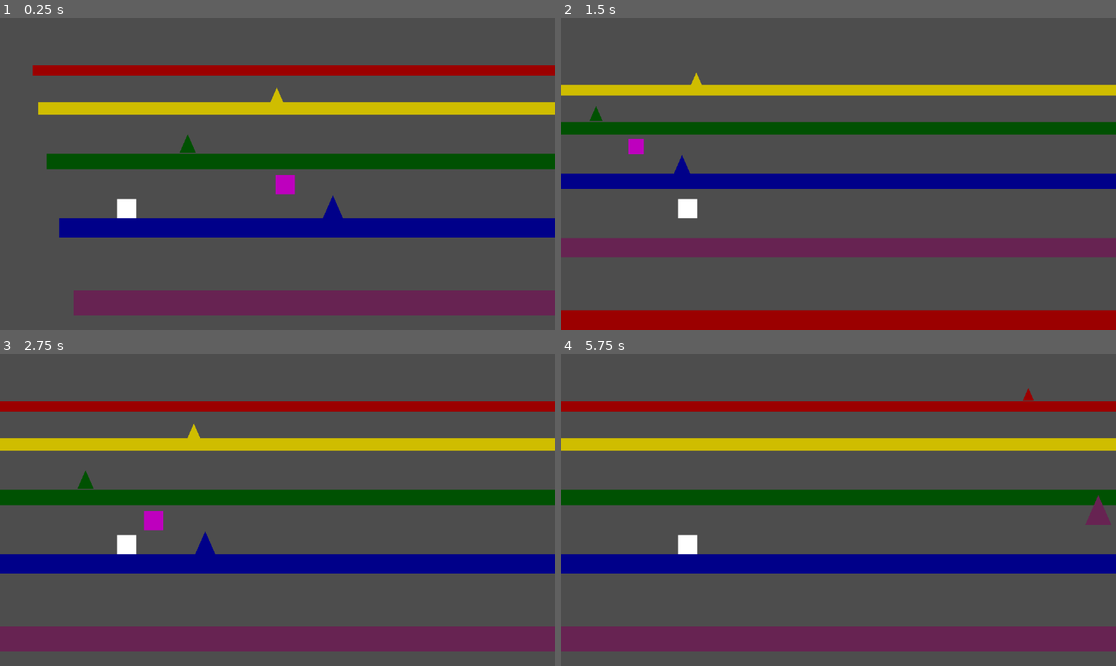
Above: before the commit, frames 1-4 (two rows, left to right).
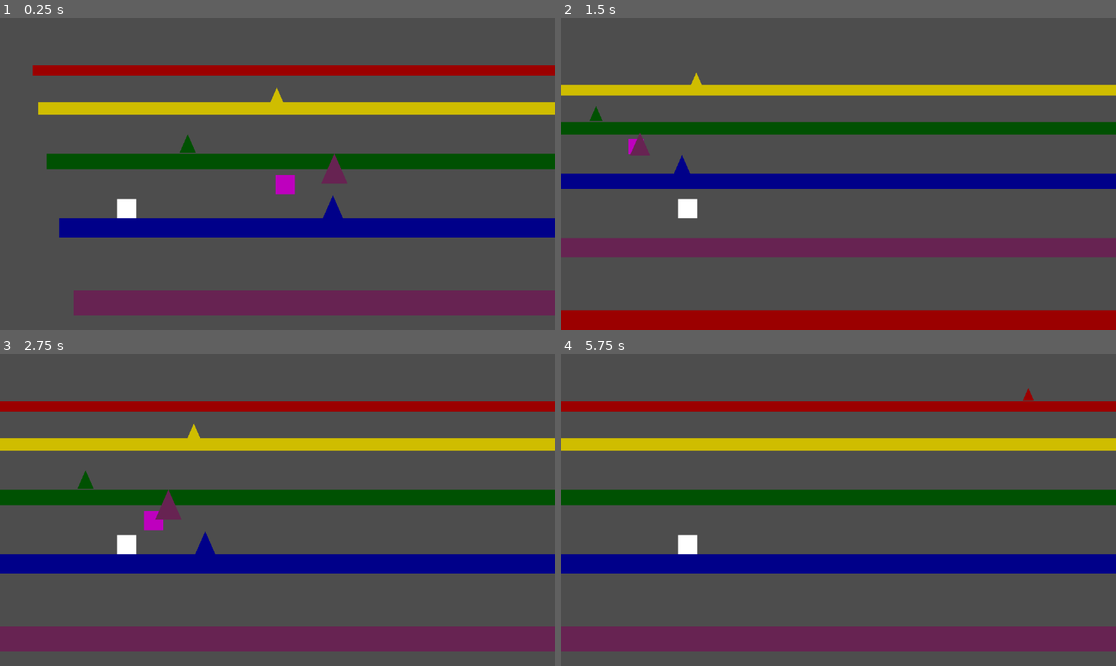
Above: after the commit, the same moments.

Repository: thomasWkr/pogoland
Game: Godot game, scene res://Main.tscn
The game is run twice, just before and just after one commit, with the same random seed, the same clock (stepped at 60 frames per second) and the same inputs.
Inputs:
- Up to frame 1 (0.25 s): no input
- Up to frame 2 (1.5 s): tap Right (Drop Layer) at 0.6 s; tap Up (jump) at 0.77 s; tap Left (Lift Layer) at 0.8, 1.35 s
- Up to frame 3 (2.75 s): tap Up (jump) at 1.52 s; tap Right (Drop Layer) at 1.55, 2.1 s; tap Left (Lift Layer) at 2.3 s
- Up to frame 4 (5.75 s): tap Left (Lift Layer) at 2.85, 3.8, 4.35, 5.3 s; tap Up (jump) at 3.02, 3.77, 4.52 s; tap Right (Drop Layer) at 3.05, 3.6, 4.55, 5.1 s

The runs differ from the first frame. In frame 1, 0.2% of the frame differs, in the area x 57-63%, y 43-54%; in frame 2, 0.1%; in frame 3, 0.2%, in the area x 28-33%, y 43-54%; in frame 4, 0.2%.

Commit message:
Frontground

Diff:
--- a/Main.tscn
+++ b/Main.tscn
@@ -10,9 +10,12 @@
 [node name="Main" type="Node2D"]
 
 [node name="Pc" parent="." instance=ExtResource("1_gv52n")]
+z_index = 1
+z_as_relative = false
 position = Vector2(47, -75)
 
 [node name="ParallaxBackground" type="ParallaxBackground" parent="."]
+layer = -1
 
 [node name="ParallaxLayer" type="ParallaxLayer" parent="ParallaxBackground"]
 unique_name_in_owner = true
@@ -38,13 +41,14 @@
 position = Vector2(1, -347)
 scale = Vector2(0.55, 0.55)
 
-[node name="ParallaxLayer4" type="ParallaxLayer" parent="ParallaxBackground"]
+[node name="ParallaxFrontground" type="ParallaxBackground" parent="."]
+layer = 0
+
+[node name="ParallaxLayer4" type="ParallaxLayer" parent="ParallaxFrontground"]
 unique_name_in_owner = true
-z_index = 11
-z_as_relative = false
 motion_scale = Vector2(1.3, 1)
 
-[node name="Layer5" parent="ParallaxBackground/ParallaxLayer4" instance=ExtResource("7_myrnp")]
+[node name="Layer5" parent="ParallaxFrontground/ParallaxLayer4" instance=ExtResource("7_myrnp")]
 position = Vector2(-4, 121)
 scale = Vector2(1.3, 1.3)
 
--- a/Scenes/Characters/pc.gd
+++ b/Scenes/Characters/pc.gd
@@ -51,7 +51,7 @@
 	move_and_slide()
 
 func lift_layer() -> void:
-	var layer1 = main_scene.get_child(2)
+	var layer1 = main_scene.get_child(3)
 	var layer2 = parallax_layer.get_child(0)
 	var layer3 = parallax_layer2.get_child(0)
 	var layer4 = parallax_layer3.get_child(0)
@@ -78,7 +78,7 @@
 	layer1.reparent(parallax_layer)
 
 func drop_layer() -> void:
-	var layer1 = main_scene.get_child(2)
+	var layer1 = main_scene.get_child(3)
 	var layer2 = parallax_layer.get_child(0)
 	var layer3 = parallax_layer2.get_child(0)
 	var layer4 = parallax_layer3.get_child(0)
--- a/Scenes/Objects/Layer5.tscn
+++ b/Scenes/Objects/Layer5.tscn
@@ -18,5 +18,5 @@
 color = Color(0.403922, 0.137255, 0.321569, 1)
 
 [node name="Spike" parent="." instance=ExtResource("1_a8tjr")]
-position = Vector2(1905, -182)
+position = Vector2(416, -191)
 color = "672352"
